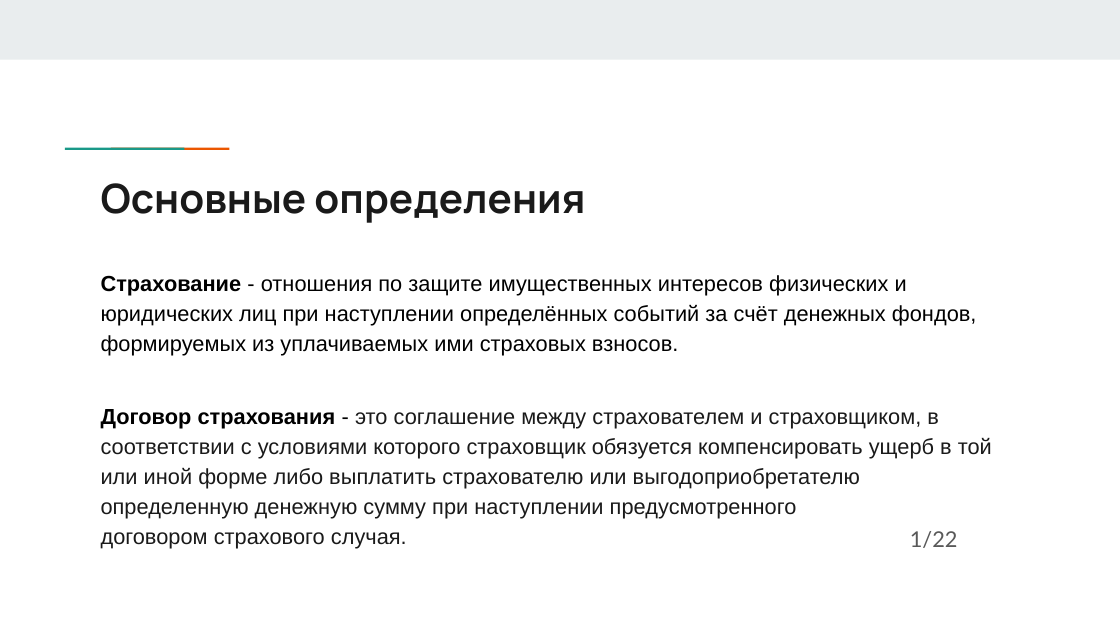
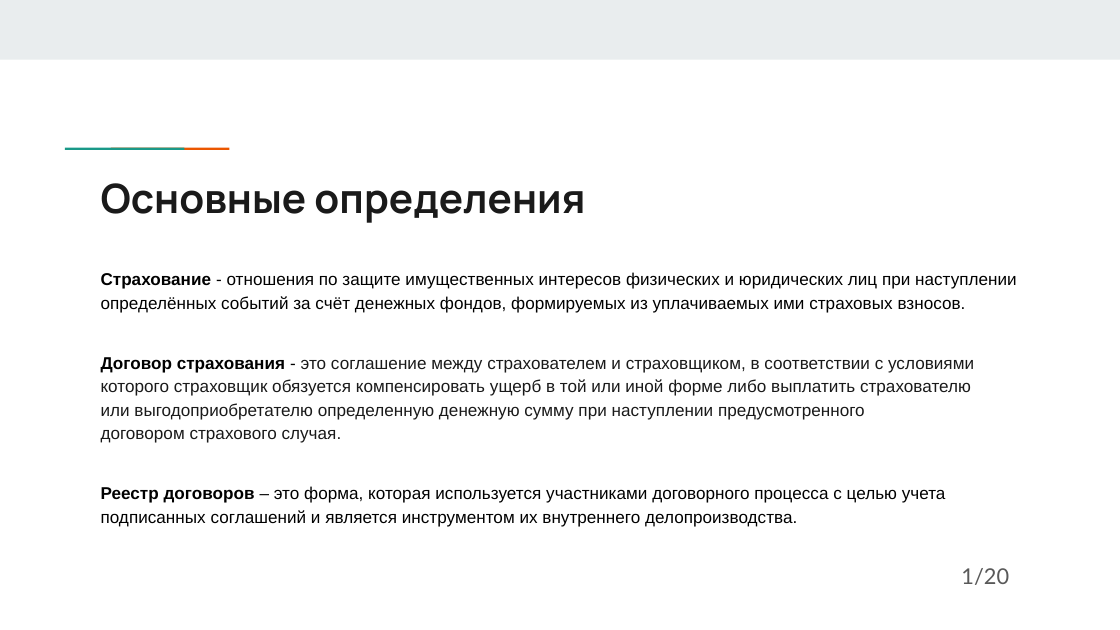
Before and after one commit to DaNkOMeN/MyDiplom, a slide deck: slide 2 of Последняя версия презентации.pptx. Drawn at 1120x630 pixels with LibreOffice and Linux fonts; fonts in the diff are those of the drawing. Boxes give left, top, right and bottom in pixels: in the first picture for what was removed or moved away, otherwise in the second. Text is boxed around its words. In the diff, an @@ line names an element or a change of style, - is before the commit and + after.

```diff
--- a/Последняя версия презентации.pptx
+++ b/Последняя версия презентации.pptx
@@ text at <box>101,272,1017,443</box>: size 14 to 11 pt in "Страхование - отношения по защите имущественных интересов ...", "Договор страхования - это соглашение между страхователем ..." @@
@@ text at <box>101,486,946,527</box>: paragraph added @@
+Реестр договоров – это форма, которая используется участниками договорного процесса с целью учета подписанных соглашений и является инструментом их внутреннего делопроизводства.
@@ text at <box>961,568,1009,585</box>: text changed @@
-1/22
+1/20
```
Also in this commit, not shown: 16 other slides changed, 3 slides added, 2 slides removed, 3 other files.
